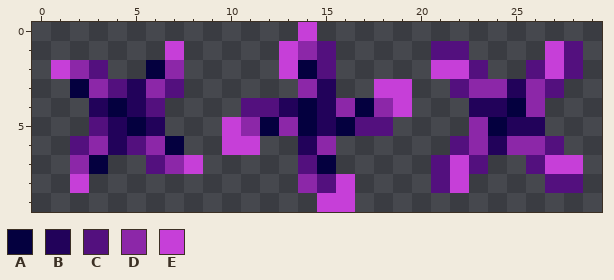
One commit to this pixel-art sprite: Assets/Sprites/enemies/enemy_bullet.png. The picture above is the old version.
The file is 30x10 pixels.
Palette (. is transparent): A #04003f  B #22025a  C #53107e  D #8c27a8  E #c63fd8
Pixels before, first column x 1:
 0 .............E..............
 1 ......E.....EDC.....CC....EC
 2 EDC..AD.....EAC.....EEC..CEC
 3 .ADCBDC......DB..EE..CDDBDC.
 4 ..BABC....CCBABDADE...BBAD..
 5 ..CBAB...EDADABACC....DABB..
 6 .CDBCDA..EE..BD......CDBDDC.
 7 .DA..CDE.....CA.....CEC..CEE
 8 .E...........DCE....CE....CC
 9 ..............EE............
New version:
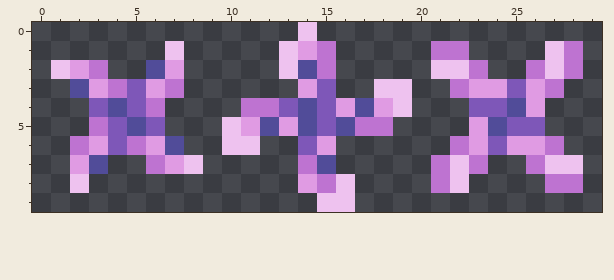
Message: slowed and brightened bullets
What changed:
colour A: #04003f -> #514c99
colour B: #22025a -> #7e57b8
colour C: #53107e -> #be73d1
colour D: #8c27a8 -> #e09be3
colour E: #c63fd8 -> #eec2ef
Boxes around the changes in both pictures, in picture pixels (x1, y1, x2, y2):
changed: (51, 22, 583, 212)
